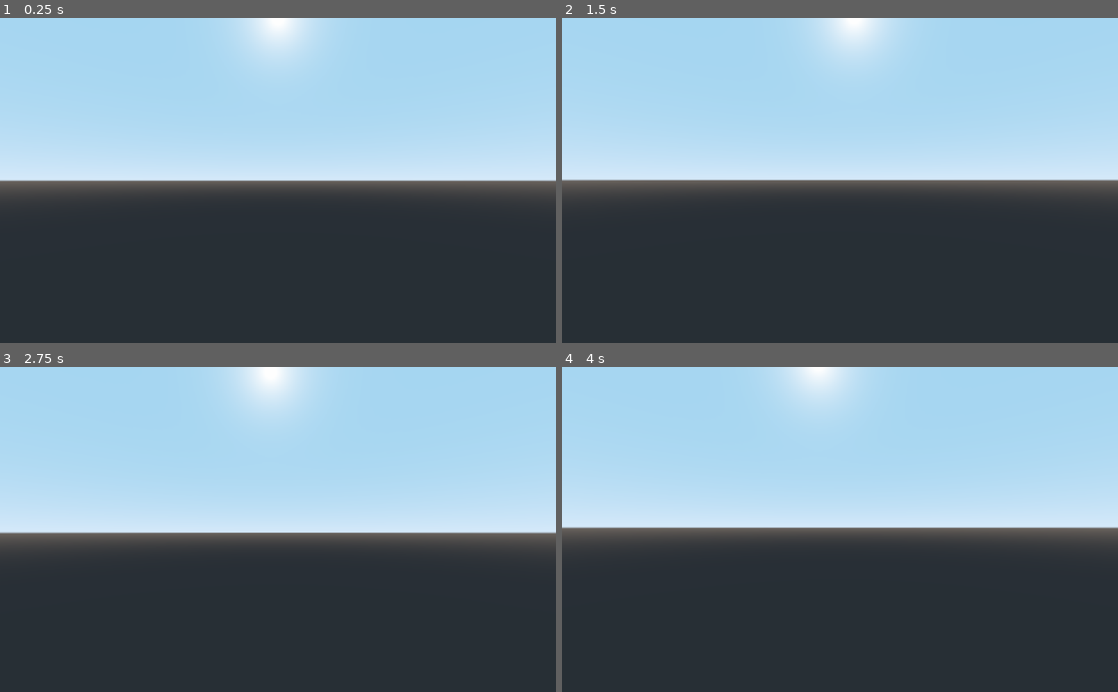
Above: before the commit, frames 1-4 (two rows, left to right).
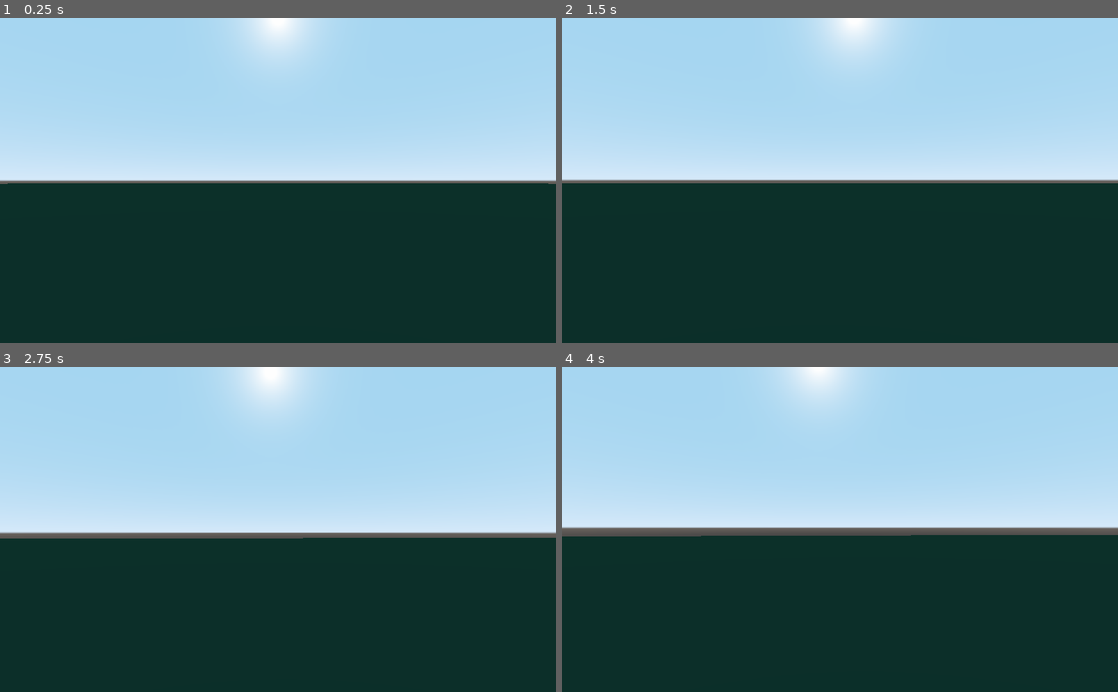
Above: after the commit, the same moments.

Repository: kb173/godot-volumetric-clouds
Game: Godot game, scene res://World.tscn
The game is run twice, just before and just after one commit, with the same random seed, the same clock (stepped at 60 frames per second) and the same inputs.
Inputs (mouse positions are in pixels of both pictures, inside the frame that each line leads up to):
- Up to frame 1 (0.25 s): no input
- Up to frame 2 (1.5 s): tap Enter at 0.5 s; move the mouse to (867, 180) at 0.52 s; hold W (move_forward) from 0.53 s (still down); tap Space at 1.25 s; move the mouse to (812, 180) at 1.27 s
- Up to frame 3 (2.75 s): keep holding W (move_forward); tap Enter at 2 s; move the mouse to (289, 523) at 2.02 s
- Up to frame 4 (4 s): keep holding W (move_forward); tap Space at 2.75 s; move the mouse to (834, 536) at 2.77 s; tap Enter at 3.5 s; move the mouse to (878, 532) at 3.52 s

The runs differ from the first frame. In frame 1, 49% of the frame differs, in the area x 0-100%, y 50-100%; in frame 2, 49%; in frame 3, 47%; in frame 4, 48%.

Commit message:
Add henyey greenstein for silver lining

Diff:
--- a/RaymarchingClouds.shader
+++ b/RaymarchingClouds.shader
@@ -16,6 +16,7 @@
 uniform float sun_march_distance = 2000.0;
 
 uniform float rain_absorption = 2.0;
+uniform float eccentricity = 0.1; // Forward scattering
 
 uniform float earth_radius = 6370000.0f;
 
@@ -95,8 +96,12 @@
     return fract(sin(dot(co.xy ,vec2(12.9898,78.233))) * 43758.5453);
 }
 
-float get_light_energy(float density, float eccentricity, float light_view_angle) {
+float get_light_energy(float density) {
 	return 2.0 * exp(-density * rain_absorption) * (1.0 - exp(-2.0 * density));
+}
+
+float henyey_greenstein(float cos_light_view_angle) {
+	return ( ( 1.0 - eccentricity * eccentricity ) / pow ( ( 1.0 + eccentricity * eccentricity - 2.0 * eccentricity * cos_light_view_angle ), 3.0 / 2.0) ) / 4.0 * 3.1415;
 }
 
 void vertex() {
@@ -188,10 +193,10 @@
 
 	for (int i = 0; i < num_steps; i++) {
 		// If we're already fully opaque, there's no point in continuing
-//		if (cloud_alpha > 0.99) {
-//			cloud_alpha = 1.0;
-//			break;
-//		}
+		if (cloud_alpha > 0.99) {
+			cloud_alpha = 1.0;
+			break;
+		}
 
 		// Calculate the position of the current sample point
 		vec3 position = march_start.xyz + distance_to_camera * direction;
@@ -228,21 +233,18 @@
 					density -= cloud_density(position * 10.0 + vec3(TIME * 100.0) * 10.0) * 0.05;
 				}
 
-				// TODO: Something like density - density_cutoff to scale it back to 0-1
-
 				vec3 sun_march_position = position + sun_march_distance * projected_sun_direction;
 				float light_density = cloud_density(sun_march_position + vec3(TIME * 50.0));
-				float light_transmittance = get_light_energy(light_density, 1.0, 1.0);
+				float light_transmittance = get_light_energy(light_density);
+
+				float cos_light_view_angle = dot(direction, projected_sun_direction);
+				light_transmittance *= henyey_greenstein(cos_light_view_angle);
 
 				light_energy += density * transmittance * light_transmittance * 3.0;
 
 				transmittance *= exp(-density * 0.5) * 0.3; // Changes how much of the cloud is white
 
-				float cos_light_view_angle = dot(direction, projected_sun_direction);
-
 				cloud_alpha += density * 0.0005 * step_length;
-
-				// TODO https://github.com/SebLague/Clouds/blob/master/Assets/Scripts/Clouds/Shaders/Clouds.shader
 			}
 
 		}
@@ -251,7 +253,8 @@
 	if (light_energy > 1.0) { light_energy = 1.0; }
 	if (cloud_alpha > 1.0) { cloud_alpha = 1.0; }
 
-	//cloud_alpha = 1.0 - transmittance;
+	// TODO: This would be physically correct, but it doesn't look good...
+	//  cloud_alpha = 1.0 - transmittance;
 	cloud_color = vec3(light_energy + transmittance);
 
 	// Apply our color and alpha
--- a/World.tscn
+++ b/World.tscn
@@ -28,8 +28,9 @@
 shader_param/density_cutoff = 0.6
 shader_param/sun_march_distance = 2000.0
 shader_param/rain_absorption = 2.0
+shader_param/eccentricity = 0.1
 shader_param/earth_radius = 6.37e+06
-shader_param/sun_direction = Vector3( 0, -0.5, 0.5 )
+shader_param/sun_direction = Vector3( 0, -0.7, 0.7 )
 shader_param/worley = SubResource( 4 )
 
 [sub_resource type="SpatialMaterial" id=6]
@@ -69,12 +70,10 @@
 
 [node name="MeshInstance" type="MeshInstance" parent="."]
 transform = Transform( 1, 0, 0, 0, 1, 0, 0, 0, 1, 0, -8.9078, 0 )
-visible = false
 mesh = SubResource( 7 )
 material/0 = null
 
 [node name="MeshInstance2" type="MeshInstance" parent="."]
 transform = Transform( 1, 0, 0, 0, 1, 0, 0, 0, 1, 0, 16, 0 )
-visible = false
 mesh = SubResource( 8 )
 material/0 = null
--- a/project.godot
+++ b/project.godot
@@ -18,6 +18,10 @@
 config/name="godot-clouds"
 run/main_scene="res://World.tscn"
 config/icon="res://icon.png"
+
+[display]
+
+window/vsync/use_vsync=false
 
 [input]
 
